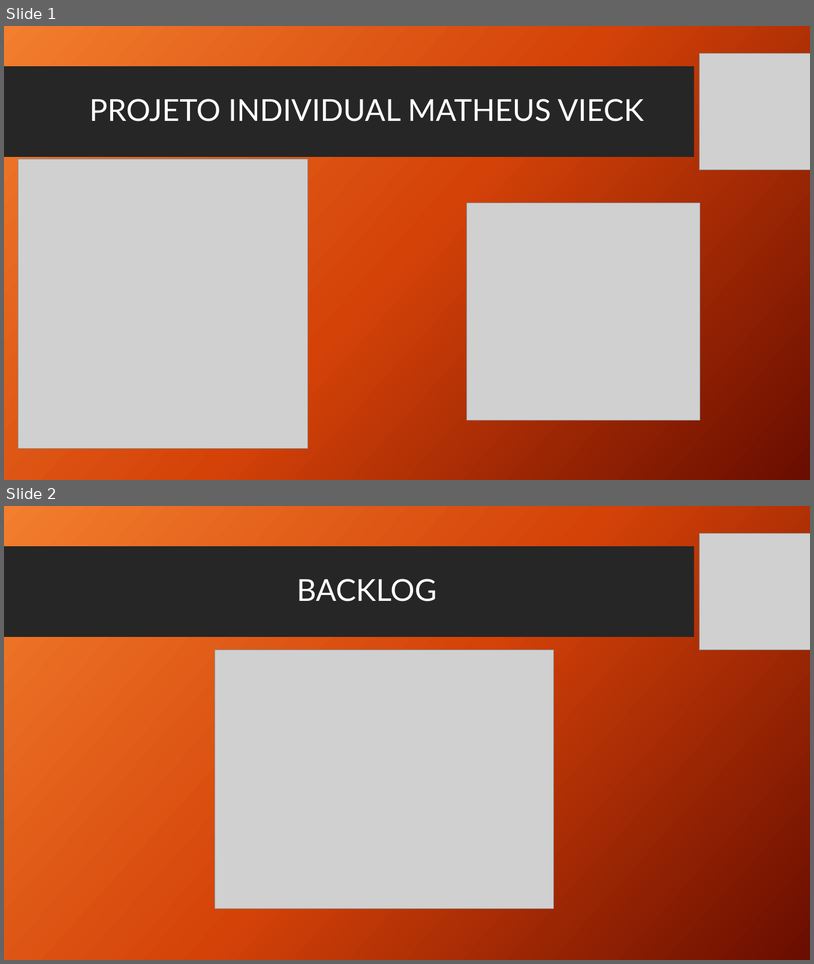
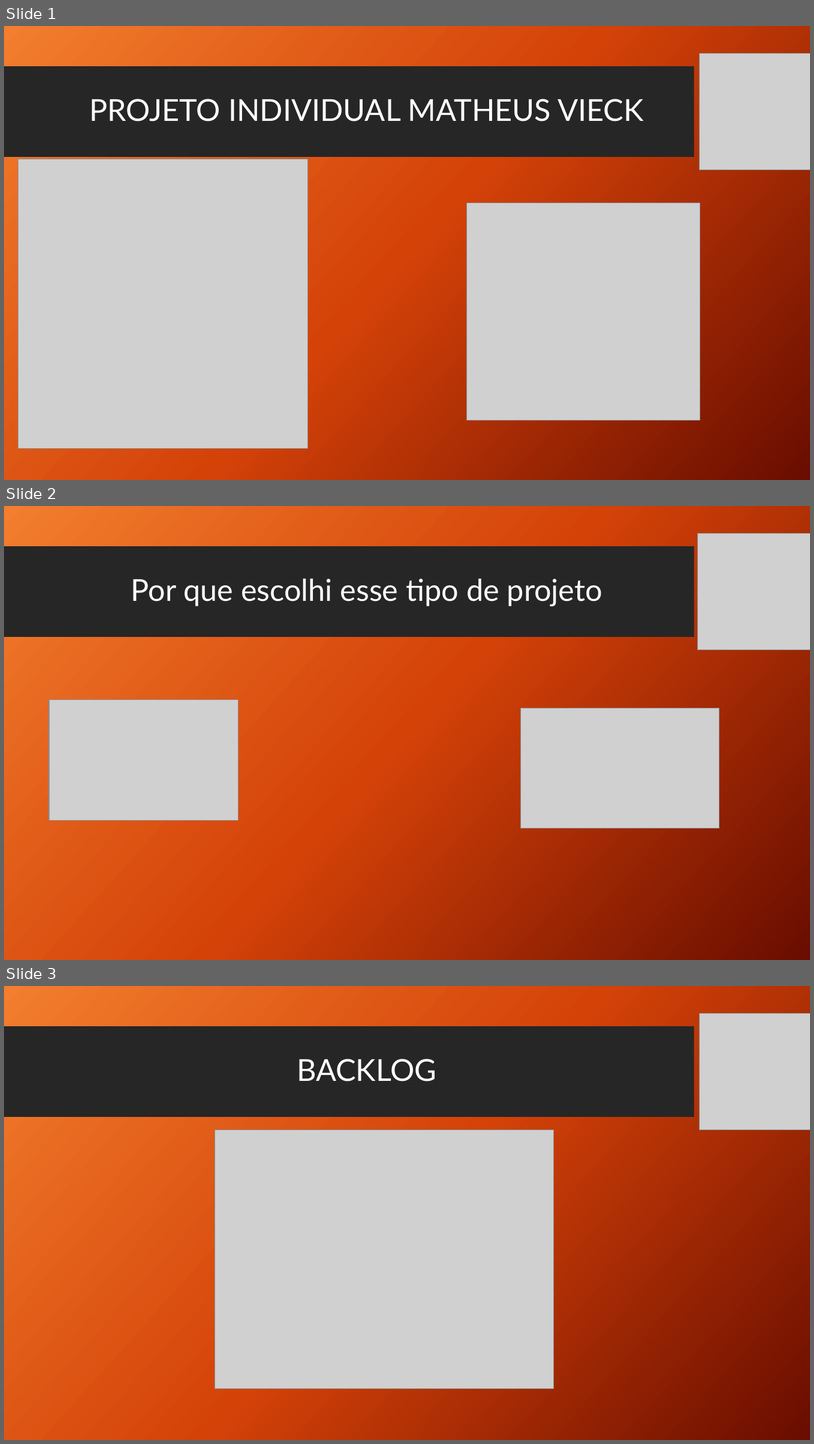
Before and after one commit to mvdd1998/MATHEUS-PROJETO-INDIVIDUAL, a slide deck: Documentos/ppt_do_projeto.pptx. Shown one above the other, each under a label of ours: slides 1 and 2 before the commit, slides 1, 2 and 3 after it. The pictures are 814x964 and 814x1444 pixels, drawn with LibreOffice and Linux fonts; fonts in the diff are those of the drawing; grey boxes stand for pictures; background and template pictures are left out. Boxes give left, top, right and bottom in pixels: in the first picture for what was removed or moved away, otherwise in the second. Text is boxed around its words. In the diff, an @@ line names an element or a change of style, - is before the commit and + after.

```diff
--- a/Documentos/ppt_do_projeto.pptx
+++ b/Documentos/ppt_do_projeto.pptx
@@ slide 2 added at (4,506,810,960), background picture (left out); not listed: 1 template element that a slide beside it also shows @@
@@ picture added at (698,533,810,650) @@
@@ title added at (131,579,603,606), 36 pt, text #FFFFFF @@
+Por que escolhi esse tipo de projeto
@@ picture added at (49,700,238,820) @@
@@ picture added at (521,708,720,828) @@
@@ what was slide 2 is now slide 3 @@
```
Also in this commit, not shown: 1 slide changed, 1 other slide added, 17 other files.
